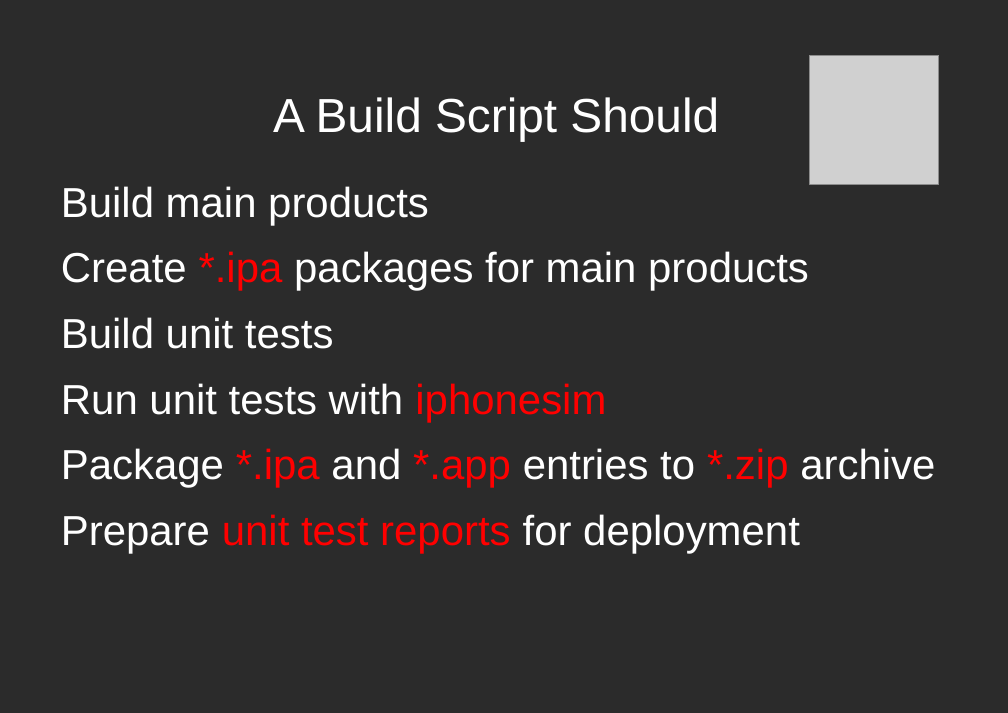
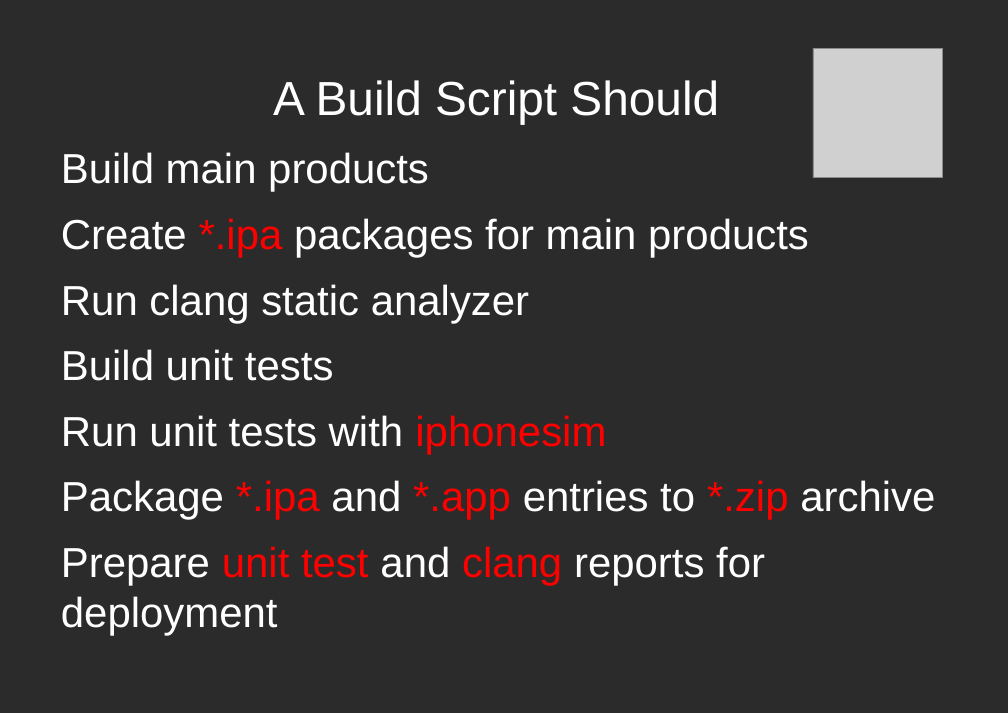
Before and after one commit to dodikk/iOS-articles, a slide deck: slide 5 of 3-iContiniousIntegration/ciPresentation.odp. Drawn at 1008x713 pixels with LibreOffice and Linux fonts; fonts in the diff are those of the drawing; grey boxes stand for pictures; background and template pictures are left out; a plain dark background stands for a picture behind light text. Boxes give left, top, right and bottom in pixels: in the first picture for what was removed or moved away, otherwise in the second. Text is boxed around its words. In the diff, an @@ line names an element or a change of style, - is before the commit and + after.

Commit message:
Added slides about: 1. ipa. 2. static analyzer. 3. Code signing. 4. hudson statistics.

```diff
--- a/3-iContiniousIntegration/ciPresentation.odp
+++ b/3-iContiniousIntegration/ciPresentation.odp
@@ title "A Build Script Should": place and size @@
-title "A Build Script Should" at [273,97,719,141]
+title "A Build Script Should" at [273,80,719,124]
@@ picture: place and size @@
-picture at [810,55,939,185]
+picture at [813,48,942,178]
@@ text "Build main products": place and size @@
-text "Build main products" at [61,186,935,553]
+text "Build main products" at [61,152,935,636]
@@ text at [61,284,529,323]: paragraph added @@
+Run clang static analyzer
@@ text at [61,546,765,636]: text changed @@
-Prepare unit test reports for deployment
+Prepare unit test and clang reports for deployment
```
Also in this commit, not shown: 5 other slides changed, 7 slides added, 3 other files.
